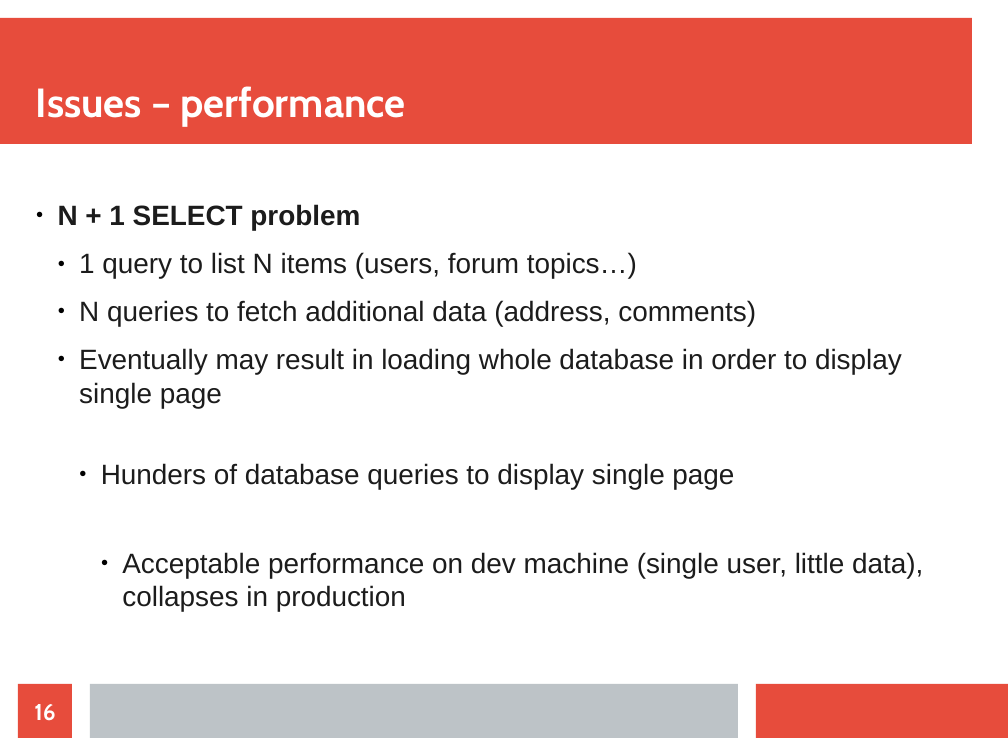
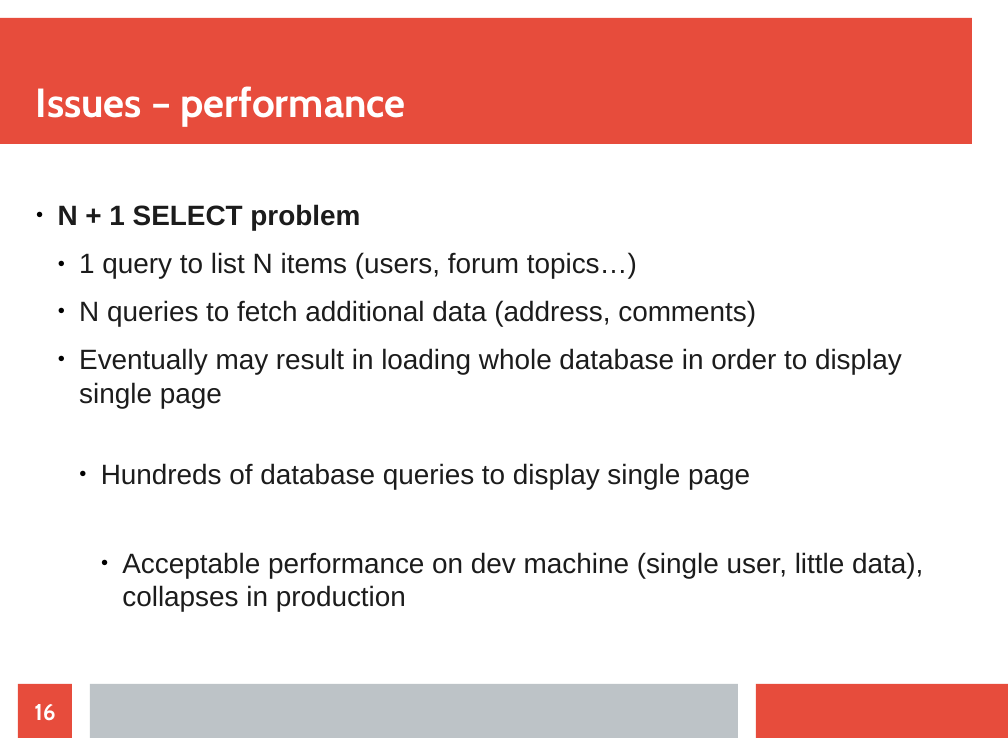
Before and after one commit to maxotta/pia-labs, a slide deck: slide 16 of lectures/persistence.odp. Drawn at 1008x756 pixels with LibreOffice and Linux fonts; fonts in the diff are those of the drawing. Boxes give left, top, right and bottom in pixels: in the first picture for what was removed or moved away, otherwise in the second. Text is boxed around its words. In the diff, an @@ line names an element or a change of style, - is before the commit and + after.

```diff
--- a/lectures/persistence.odp
+++ b/lectures/persistence.odp
@@ text at box(101, 463, 750, 489): text changed @@
-    ● Hunders of database queries to display single page
+    ● Hundreds of database queries to display single page
```
Also in this commit, not shown: 3 other slides changed, 1 other file.
